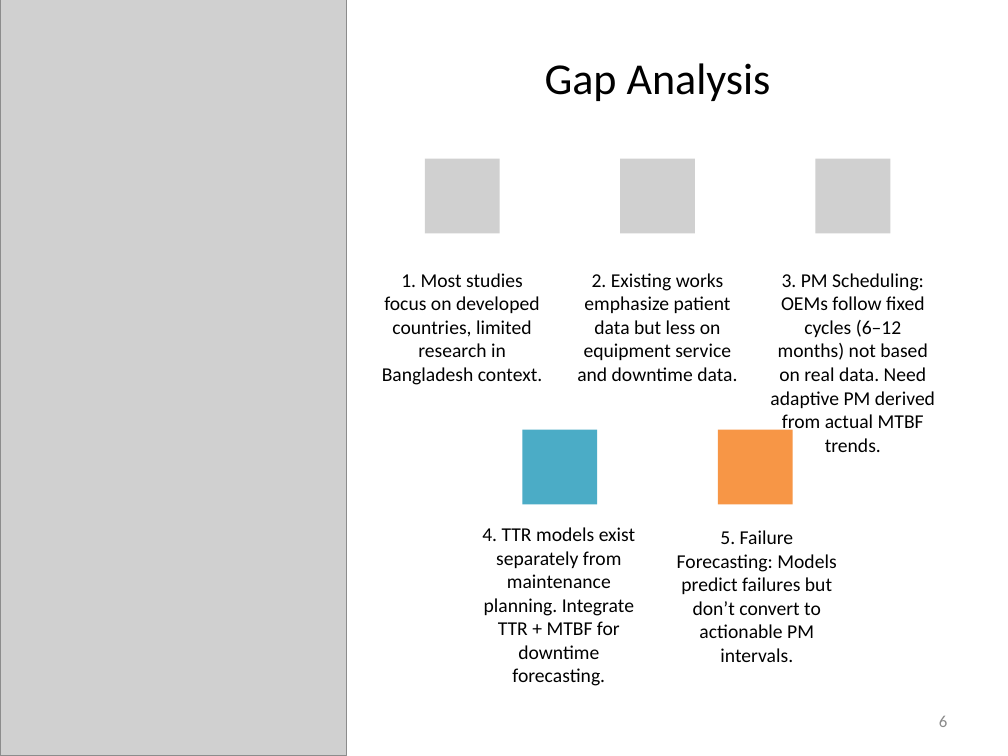
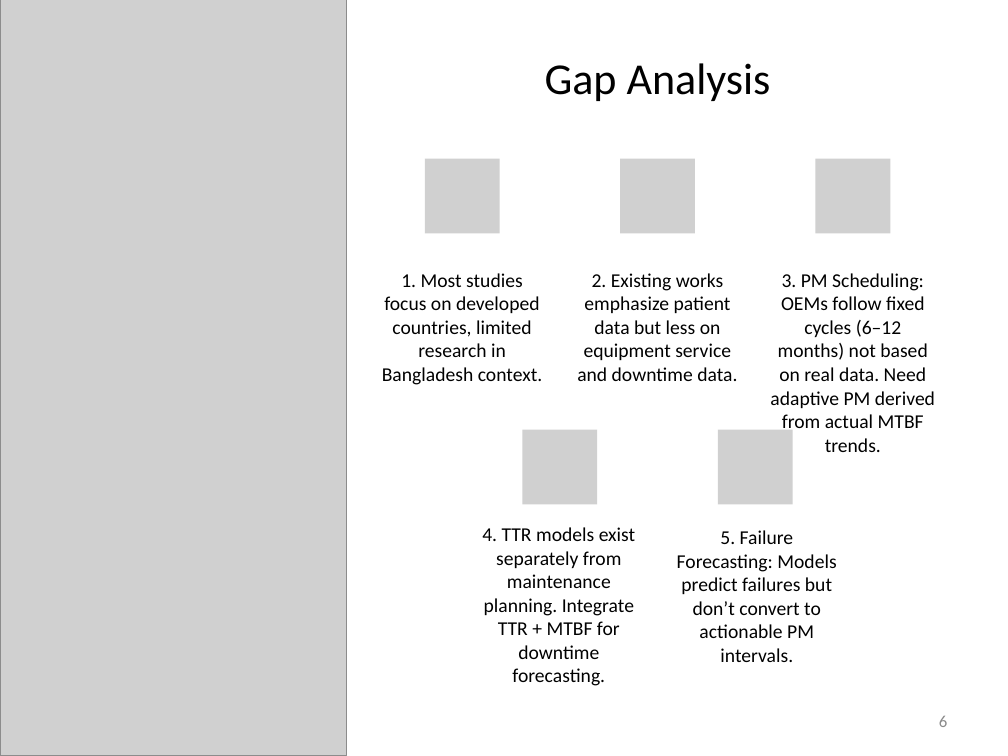
Before and after one commit to shohaghcsesust/BigData-MSProject, a slide deck: slide 6 of BigData_Project_Pro Serv 360.pptx. Drawn at 1008x756 pixels with LibreOffice and Linux fonts; fonts in the diff are those of the drawing; grey boxes stand for pictures. Boxes give left, top, right and bottom in pixels: in the first picture for what was removed or moved away, otherwise in the second. Text is boxed around its words. In the diff, an @@ line names an element or a change of style, - is before the commit and + after.

```diff
--- a/BigData_Project_Pro Serv 360.pptx
+++ b/BigData_Project_Pro Serv 360.pptx
@@ rectangle removed at box(522, 429, 597, 504) @@
@@ picture added at box(522, 429, 597, 504) @@
@@ rectangle removed at box(718, 429, 792, 504) @@
@@ picture added at box(718, 429, 792, 504) @@
```
Also in this commit, not shown: 8 other slides changed, 10 slides added, 1 slide removed, 2 other files.
